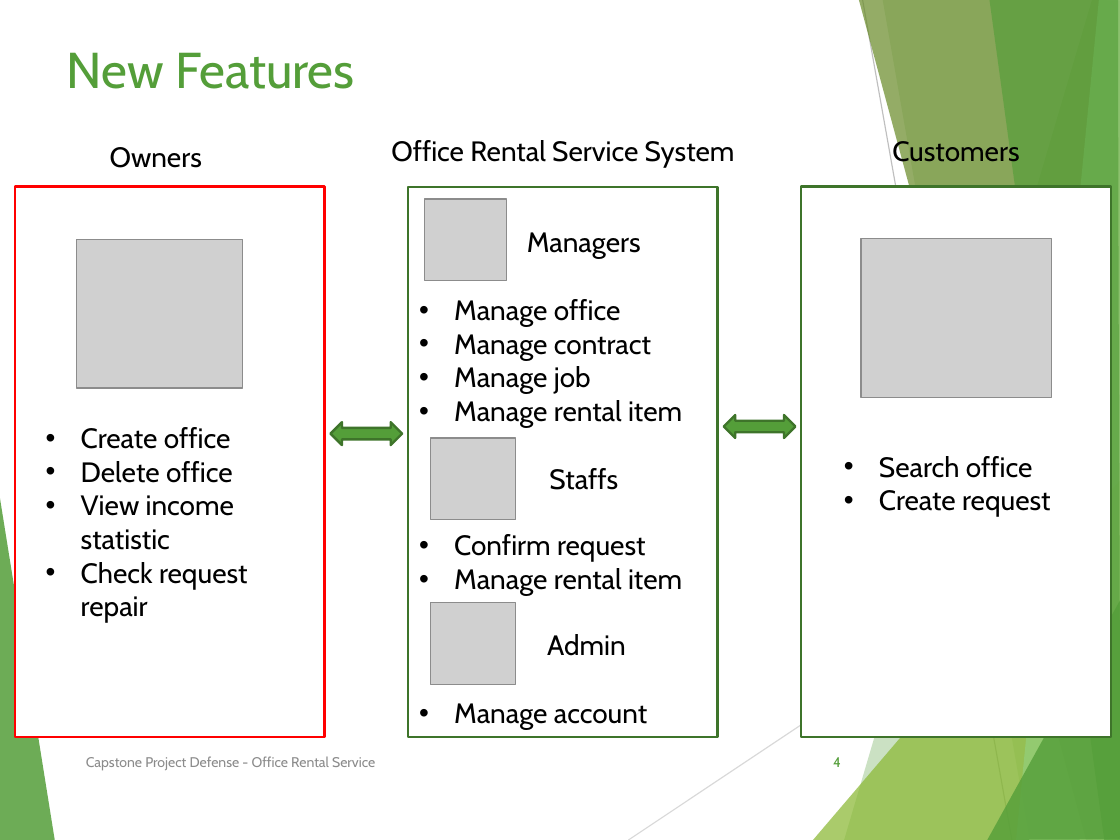
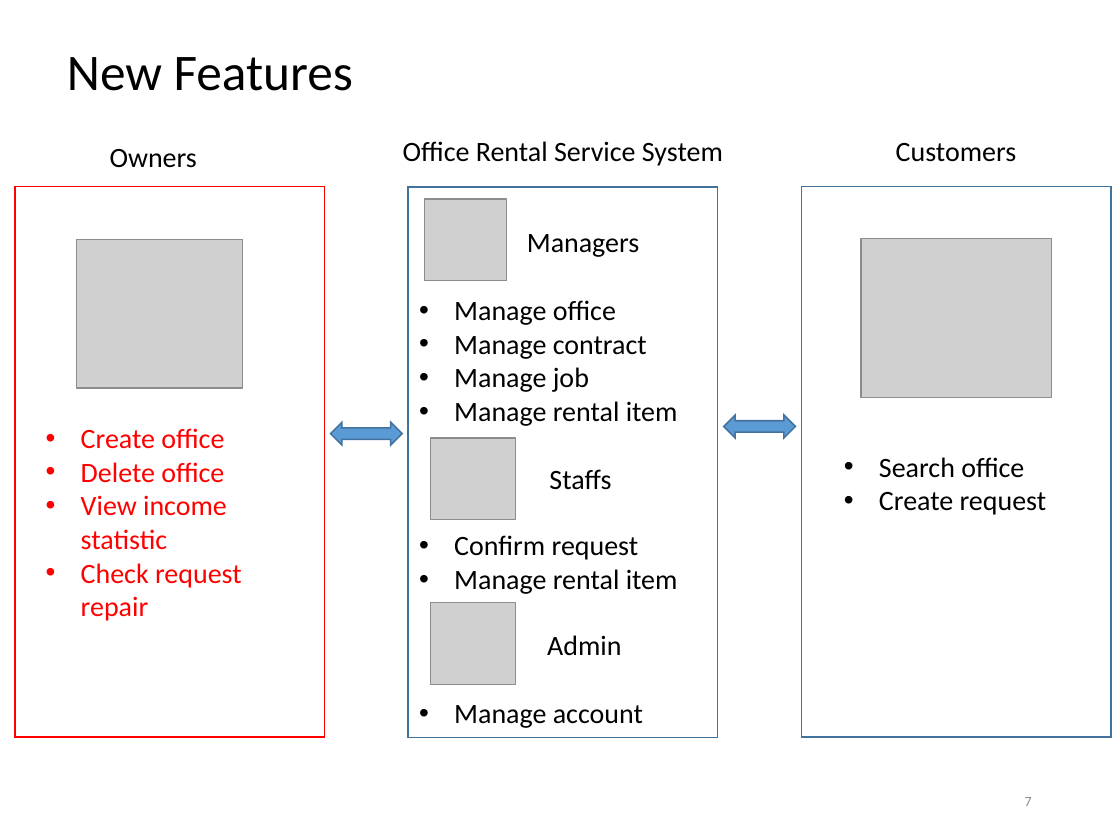
Before and after one commit to tienlx93/capstone-ors, a slide deck: slide 7 of doc/SlidePresentation 2 v3.pptx (slide 4 before the commit). Drawn at 1120x840 pixels with LibreOffice and Linux fonts; fonts in the diff are those of the drawing; grey boxes stand for pictures. Boxes give left, top, right and bottom in pixels: in the first picture for what was removed or moved away, otherwise in the second. Text is boxed around its words. In the diff, an @@ line names an element or a change of style, - is before the commit and + after.

```diff
--- a/doc/SlidePresentation 2 v3.pptx
+++ b/doc/SlidePresentation 2 v3.pptx
@@ title "New Features" at [67, 57, 353, 91]: size 32.4 to 33 pt, font Cabin to Calibri, text colour #549E39 to #000000; line spacing 1 to 0.9; vertical alignment top to middle @@
@@ rectangle at [15, 187, 324, 737]: outline #FF0000 1.5 pt to #FF0000 1 pt @@
@@ rectangle at [408, 187, 717, 737]: outline #3E752A 1.5 pt to #43739E 1 pt @@
@@ rectangle at [801, 187, 1110, 737]: outline #3E752A 1.5 pt to #43739E 1 pt @@
@@ font Cabin to Calibri in 8 elements at [549, 469, 611, 490], [403, 141, 723, 166], [110, 149, 197, 168], [896, 143, 1017, 162], [879, 457, 1047, 515], [454, 300, 678, 728], [547, 635, 621, 655], [527, 234, 640, 257] @@
@@ text "Create office" at [81, 428, 242, 621]: font Cabin to Calibri, text colour #000000 to #FF0000 @@
@@ left right arrow at [724, 416, 795, 438]: fill #549E39 to #5B9BD5; outline #3E752A 1.5 pt to #43739E 1 pt @@
@@ left right arrow at [330, 422, 402, 445]: fill #549E39 to #5B9BD5; outline #3E752A 1.5 pt to #43739E 1 pt @@
@@ group removed at [0, 0, 1120, 840]: 8 freeform shapes, 2 lines @@
@@ text removed at [86, 756, 375, 771] @@
-Capstone Project Defense - Office Rental Service
@@ page number removed at [833, 757, 841, 767] @@
-4
@@ page number added at [1025, 797, 1032, 806], 9 pt, text #8C8C8C @@
+7
```
Also in this commit, not shown: 34 other slides changed, 5 slides added, 2 slides removed.
